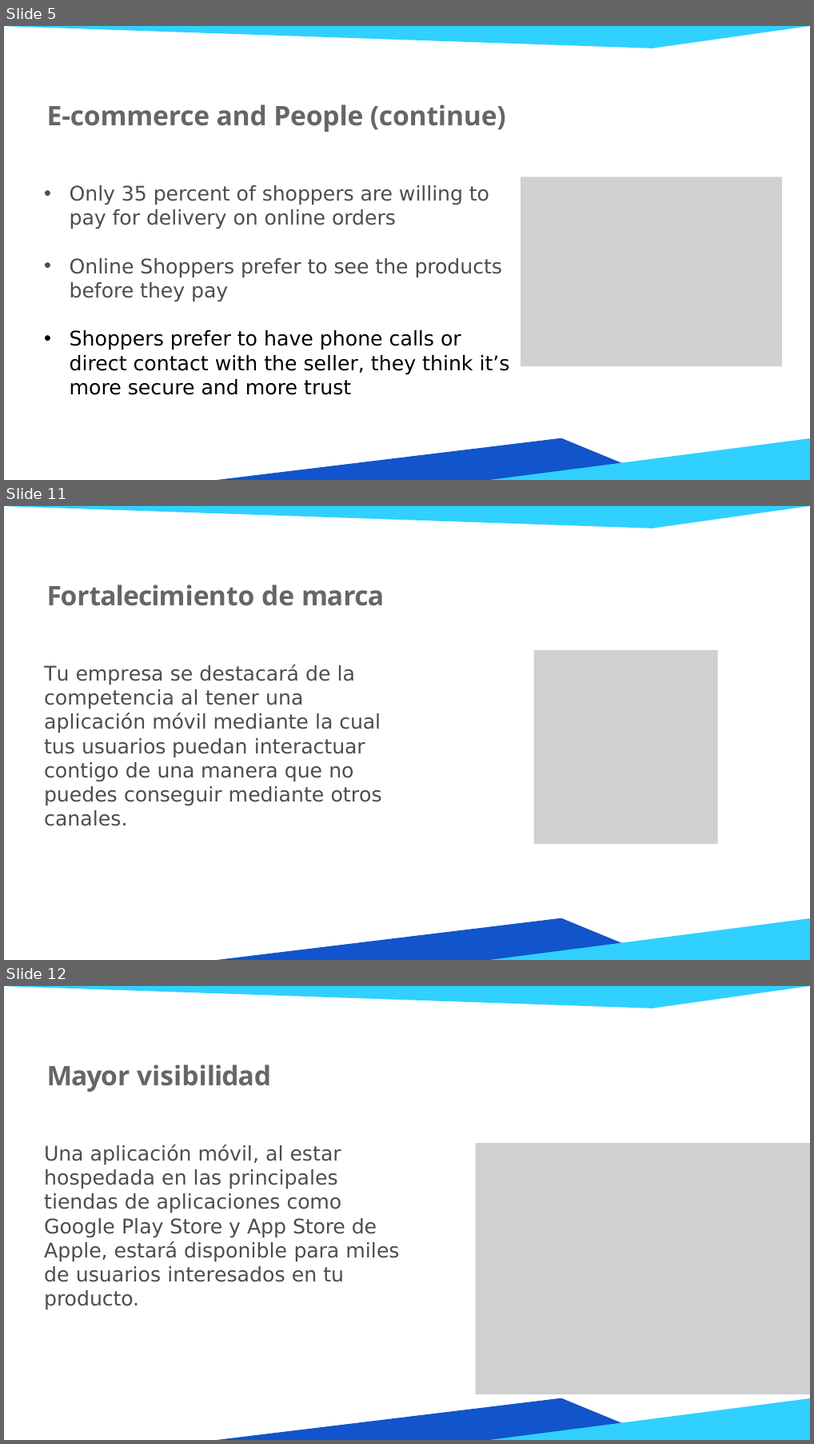
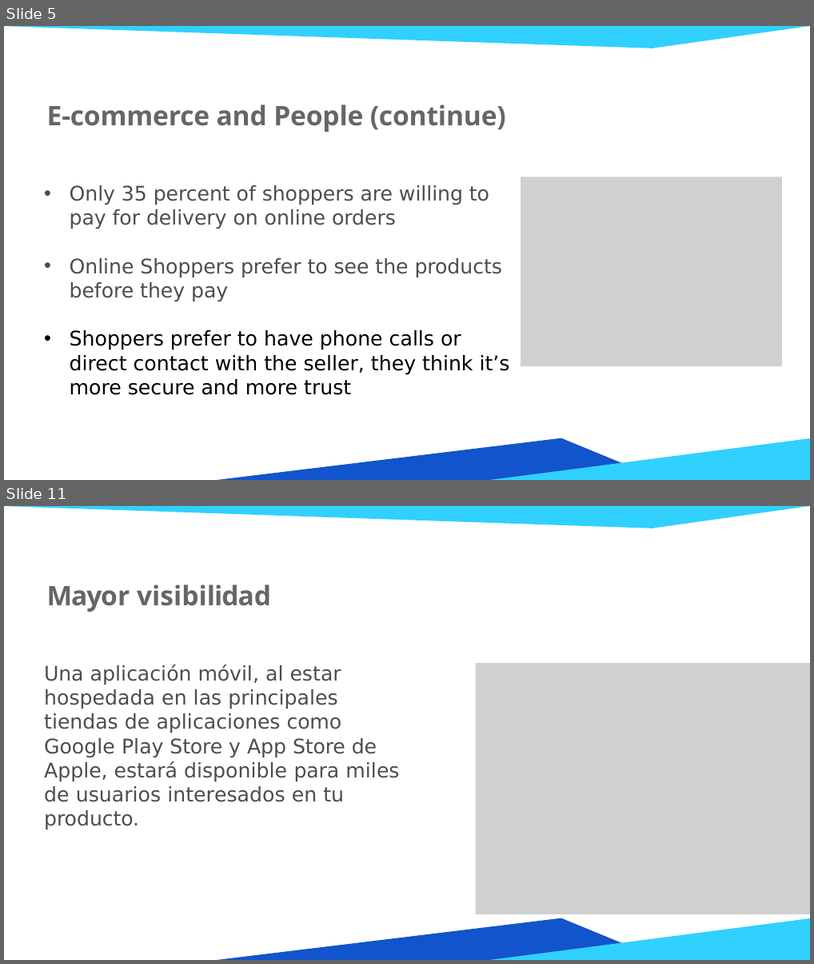
Before and after one commit to HenryHeng91/NU-Fast-Buy-and-Sell-APP, a slide deck: Documentation/NU E-Commerce Slide.pptx. Shown one above the other, each under a label of ours: slides 5, 11 and 12 before the commit, slides 5 and 11 after it; the slides between them are not shown. The pictures are 814x1444 and 814x964 pixels, drawn with LibreOffice and Linux fonts; fonts in the diff are those of the drawing; grey boxes stand for pictures; background and template pictures are left out. Boxes give left, top, right and bottom in pixels: in the first picture for what was removed or moved away, otherwise in the second. Text is boxed around its words. In the diff, an @@ line names an element or a change of style, - is before the commit and + after.

```diff
--- a/Documentation/NU E-Commerce Slide.pptx
+++ b/Documentation/NU E-Commerce Slide.pptx
@@ slide 11 removed at (4, 506, 810, 960), background #FFFFFF; not listed: 3 template elements that a slide beside it also shows @@
@@ title removed at (47, 584, 384, 606) @@
-Fortalecimiento de marca
@@ text removed at (44, 664, 382, 806) @@
-Tu empresa se destacará de la competencia al tener una aplicación móvil mediante la cual tus usuarios puedan interactuar contigo de una manera que no puedes conseguir mediante otros canales.
@@ picture removed at (534, 650, 718, 844) @@
@@ what was slide 12 is now slide 11 @@
```
Also in this commit, not shown: 1 slide changed, 4 slides added, 4 other slides removed, 8 other files.
